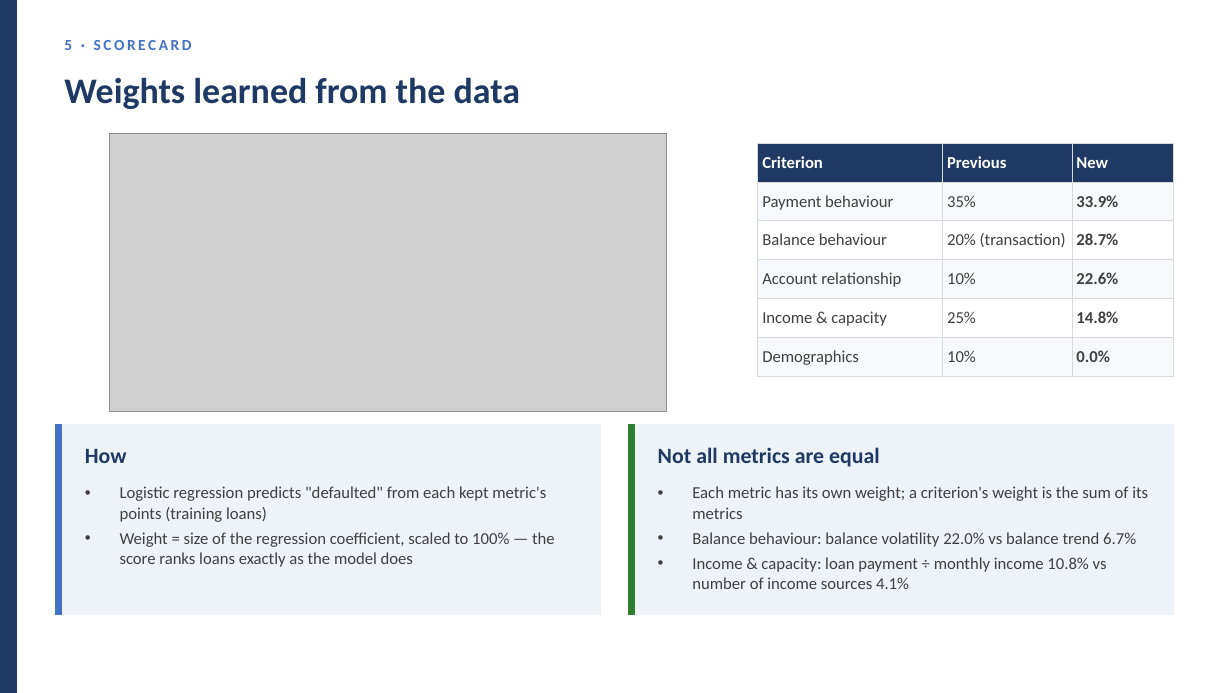
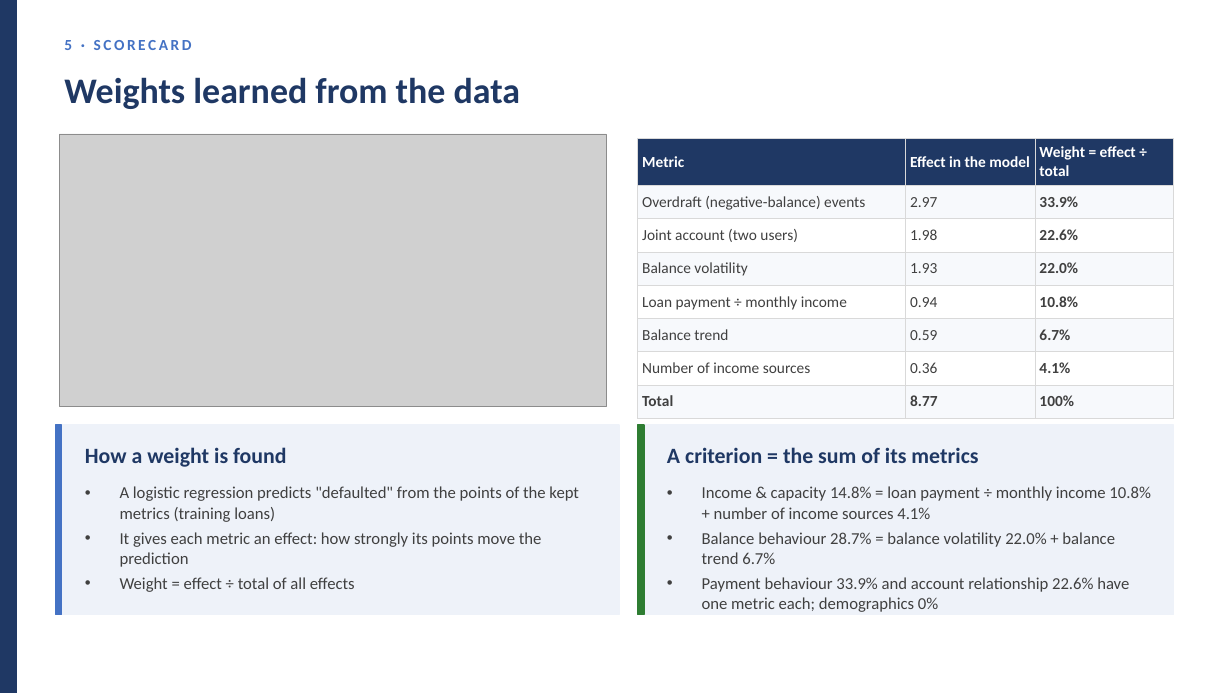
Before and after one commit to huotrithy/da-assignment-risk-scoring, a slide deck: slide 24 of docs/Final_Presentation.pptx (slide 23 before the commit). Drawn at 1232x693 pixels with LibreOffice and Linux fonts; fonts in the diff are those of the drawing; grey boxes stand for pictures. Boxes give left, top, right and bottom in pixels: in the first picture for what was removed or moved away, otherwise in the second. Text is boxed around its words. In the diff, an @@ line names an element or a change of style, - is before the commit and + after.

```diff
--- a/docs/Final_Presentation.pptx
+++ b/docs/Final_Presentation.pptx
@@ picture: place and size @@
-picture at box(110, 134, 666, 411)
+picture at box(59, 134, 606, 407)
@@ table added at box(638, 139, 1174, 410), 8 rows, 3 columns @@
+Metric | Effect in the model | Weight = effect ÷ total
+Overdraft (negative-balance) events | 2.97 | 33.9%
+Joint account (two users) | 1.98 | 22.6%
+Balance volatility | 1.93 | 22.0%
+Loan payment ÷ monthly income | 0.94 | 10.8%
+Balance trend | 0.59 | 6.7%
+Number of income sources | 0.36 | 4.1%
+Total | 8.77 | 100%
@@ table removed at box(758, 143, 1174, 369), 6 rows, 3 columns @@
-Criterion | Previous | New
-Payment behaviour | 35% | 33.9%
-Balance behaviour | 20% (transaction) | 28.7%
-Account relationship | 10% | 22.6%
-Income & capacity | 25% | 14.8%
-Demographics | 10% | 0.0%
@@ rectangle: place and size @@
-rectangle at box(55, 425, 601, 615)
+rectangle at box(55, 425, 619, 615)
@@ text at box(85, 447, 286, 467): text changed @@
-How
+How a weight is found
@@ rectangle: place and size @@
-rectangle at box(628, 425, 1174, 615)
+rectangle at box(638, 425, 1174, 615)
@@ rectangle: place and size @@
-rectangle at box(628, 425, 635, 615)
+rectangle at box(638, 425, 644, 615)
@@ text at box(667, 447, 978, 463): text changed @@
-Not all metrics are equal
+A criterion = the sum of its metrics
@@ text at box(120, 486, 579, 592): text changed @@
-• Logistic regression predicts "defaulted" from each kept metric's points (training loans)
-• Weight = size of the regression coefficient, scaled to 100% — the score ranks loans exactly as the model does
+• A logistic regression predicts "defaulted" from the points of the kept metrics (training loans)
+• It gives each metric an effect: how strongly its points move the prediction
+• Weight = effect ÷ total of all effects
@@ text at box(702, 486, 1150, 612): text changed @@
-• Each metric has its own weight; a criterion's weight is the sum of its metrics
-• Balance behaviour: balance volatility 22.0% vs balance trend 6.7%
-• Income & capacity: loan payment ÷ monthly income 10.8% vs number of income sources 4.1%
+• Income & capacity 14.8% = loan payment ÷ monthly income 10.8% + number of income sources 4.1%
+• Balance behaviour 28.7% = balance volatility 22.0% + balance trend 6.7%
+• Payment behaviour 33.9% and account relationship 22.6% have one metric each; demographics 0%
```
Also in this commit, not shown: 25 other slides changed, 1 slide added, 34 other files.
